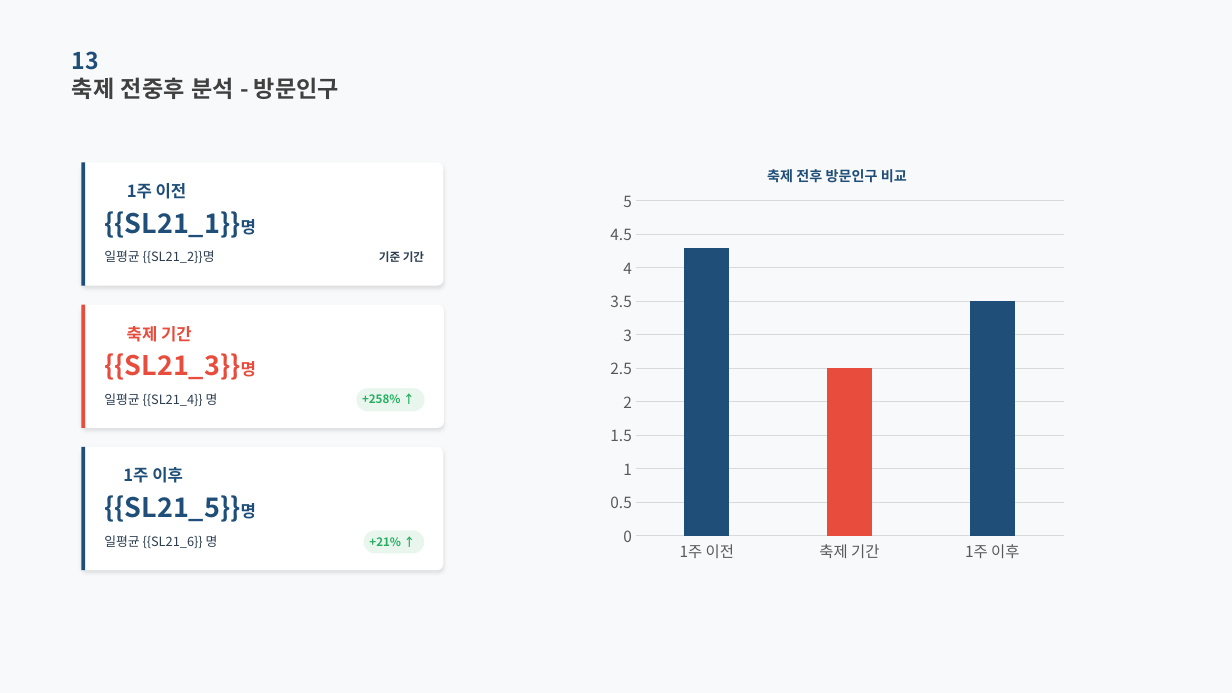
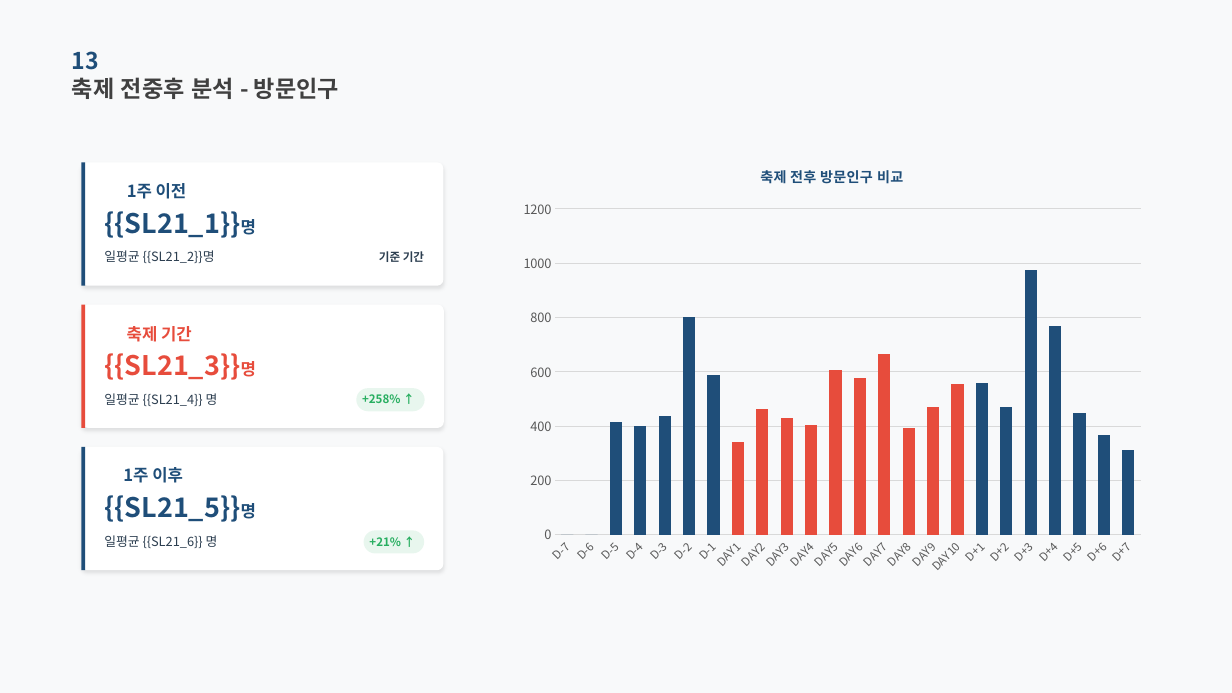
Before and after one commit to roddms/auto-report, a slide deck: slide 2 of template/test.pptx. Drawn at 1232x693 pixels with LibreOffice and Linux fonts; fonts in the diff are those of the drawing; background and template pictures are left out. Boxes give left, top, right and bottom in pixels: in the first picture for what was removed or moved away, otherwise in the second. Text is boxed around its words. In the diff, an @@ line names an element or a change of style, - is before the commit and + after.

```diff
--- a/template/test.pptx
+++ b/template/test.pptx
@@ column chart added at <box>511,148,1154,582</box> @@
+title "축제 전후 방문인구 비교 "
+categories: D-7, D-6, D-5, D-4, D-3, D-2, D-1, DAY1, DAY2, DAY3, DAY4, DAY5, DAY6, DAY7, DAY8, DAY9, DAY10, D+1, D+2, D+3, D+4, D+5, D+6, D+7
+Series 1: 0, 0, 420, 400, 440, 800, 590, 340, 460, 430, 400, 610, 580, 670, 390, 470, 550, 560, 470, 980, 770, 450, 370, 310
@@ text removed at <box>767,169,907,183</box> @@
-축제 전후 방문인구 비교
@@ column chart removed at <box>601,181,1073,570</box> @@
-categories: 1주 이전, 축제 기간, 1주 이후
-Series 1: 4.3, 2.5, 3.5
```
Also in this commit, not shown: 1 other slide changed, 19 other files.
